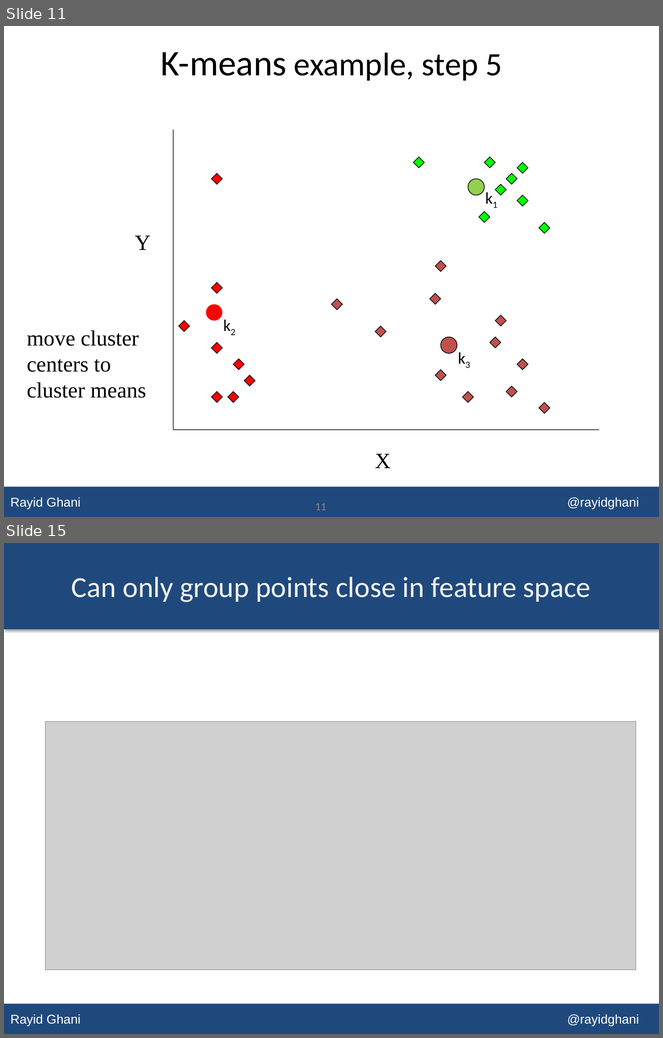
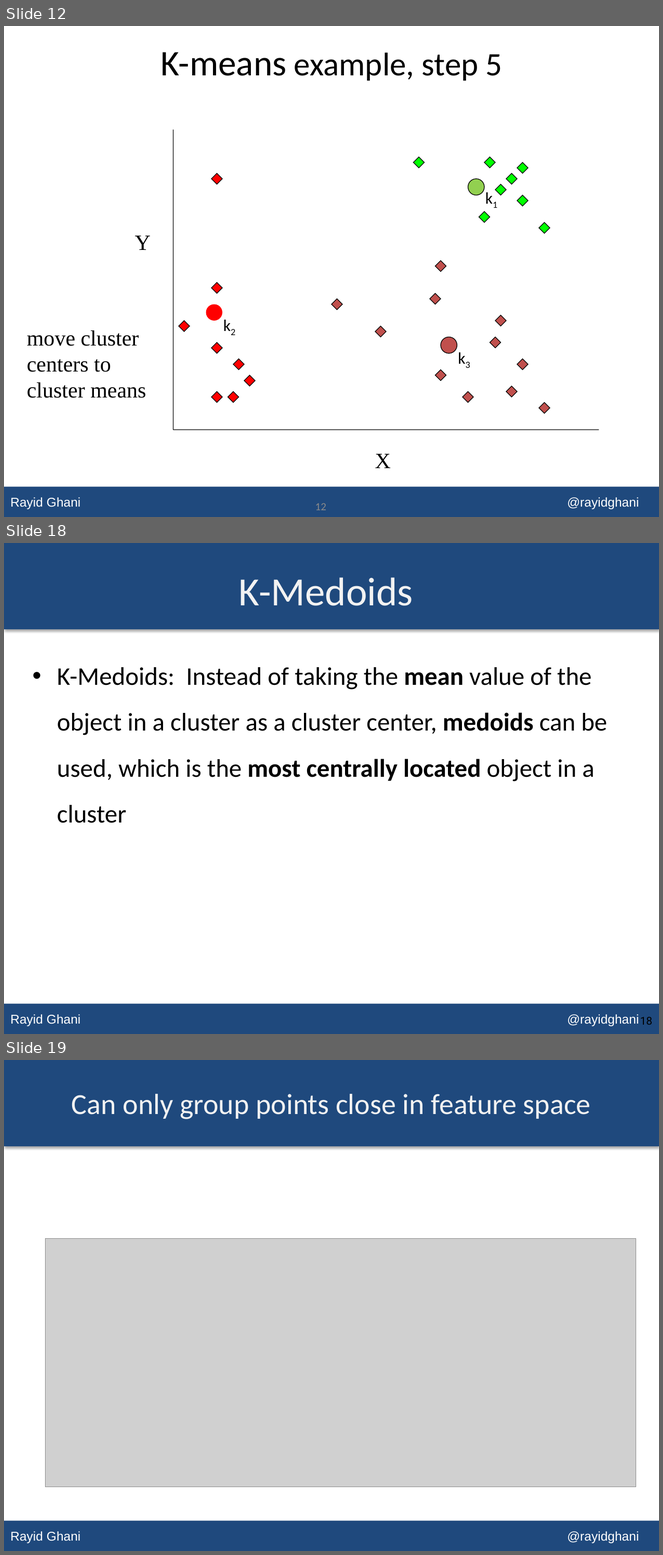
Before and after one commit to dssg/MLforPublicPolicy, a slide deck: Lectures/Lecture 09 - Unsupervised Learning.pptx. Shown one above the other, each under a label of ours: slides 11 and 15 before the commit, slides 12, 18 and 19 after it; the slides between them are not shown. The pictures are 663x1038 and 663x1555 pixels, drawn with LibreOffice and Linux fonts; fonts in the diff are those of the drawing; grey boxes stand for pictures. Boxes give left, top, right and bottom in pixels: in the first picture for what was removed or moved away, otherwise in the second. Text is boxed around its words. In the diff, an @@ line names an element or a change of style, - is before the commit and + after.

```diff
--- a/Lectures/Lecture 09 - Unsupervised Learning.pptx
+++ b/Lectures/Lecture 09 - Unsupervised Learning.pptx
@@ slide 18 added at <box>4,543,659,1034</box>, background #FFFFFF; not listed: 2 template elements that a slide beside it also shows @@
@@ title added at <box>239,577,413,606</box>, 44 pt, text #F2F2F2 @@
+K-Medoids
@@ text added at <box>57,667,607,823</box>, 28 pt, text #000000 @@
+• K-Medoids: Instead of taking the mean value of the object in a cluster as a cluster center, medoids can be used, which is the most centrally located object in a cluster
@@ page number added at <box>640,1017,653,1025</box>, 12 pt, text #000000 @@
+18
@@ what was slide 11 is now slide 12 @@
@@ page number at <box>315,503,326,511</box>: text changed @@
-11
+12
@@ what was slide 15 is now slide 19 @@
```
Also in this commit, not shown: 7 slides changed, 7 other slides added, 2 slides removed.
